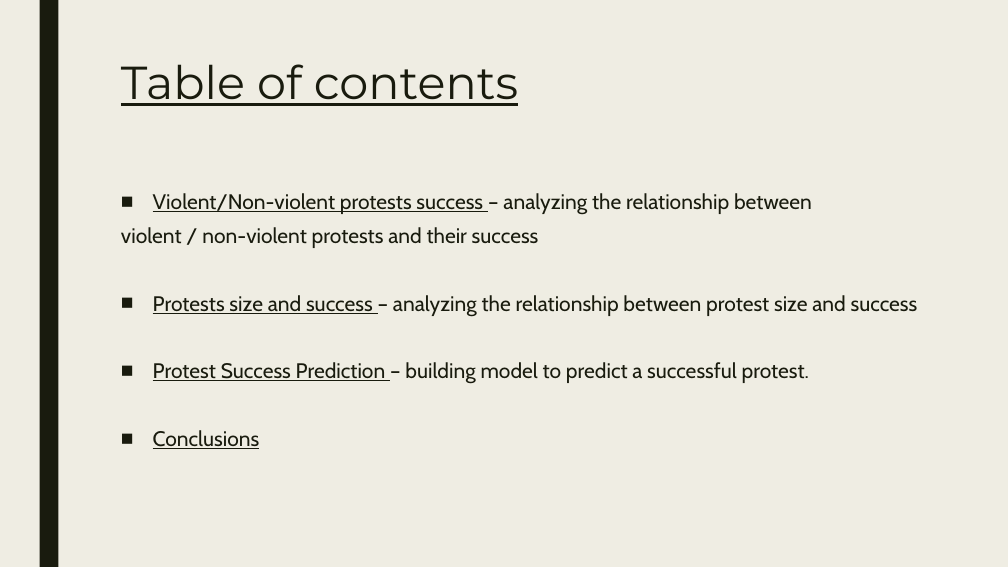
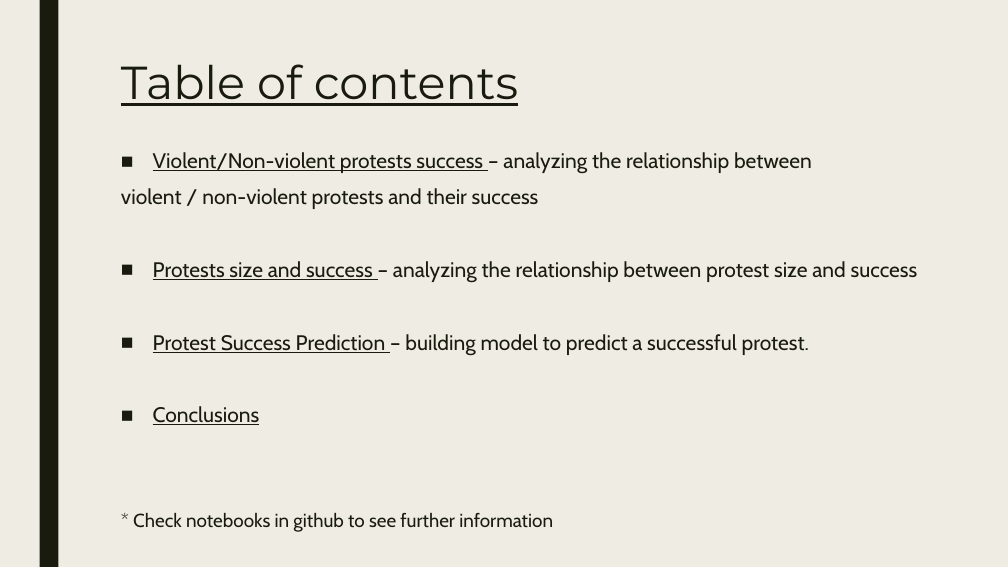
Before and after one commit to Dimnir/Protests, a slide deck: slide 2 of Presentation.pptx. Drawn at 1008x567 pixels with LibreOffice and Linux fonts; fonts in the diff are those of the drawing. Boxes give left, top, right and bottom in pixels: in the first picture for what was removed or moved away, otherwise in the second. Text is boxed around its words. In the diff, an @@ line names an element or a change of style, - is before the commit and + after.

Commit message:
Updated Presentation

```diff
--- a/Presentation.pptx
+++ b/Presentation.pptx
@@ text "Violent/Non-violent protests success – analyzing ..." moved from (x1=121, y1=193, x2=918, y2=449) to (x1=121, y1=152, x2=918, y2=532) @@
@@ text at (x1=121, y1=152, x2=918, y2=425): line spacing 0.84 to 0.94 @@
@@ text at (x1=133, y1=513, x2=553, y2=532): paragraph added @@
+* Check notebooks in github to see further information
```
Also in this commit, not shown: 1 other slide changed.
